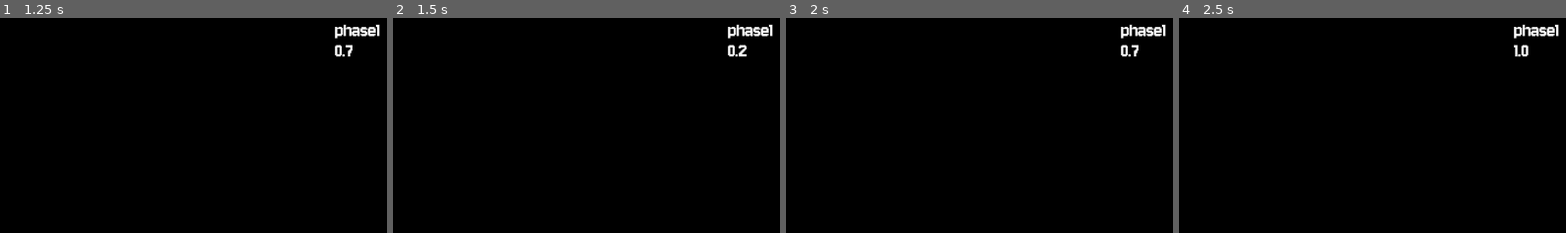
Above: before the commit, frames 1-4 (left to right).
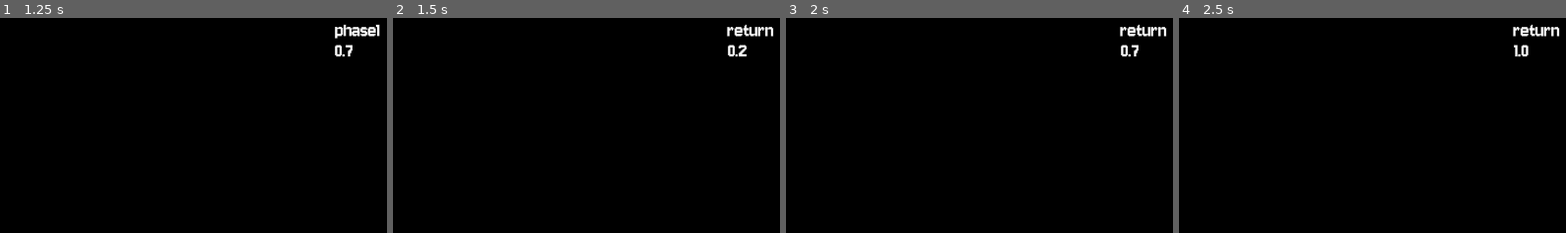
Above: after the commit, the same moments.

Repository: Rahlback/maze-visualizer
Game: Godot game, scene res://main.tscn
Two runs of this game, one before a commit and one after it. Both use one fixed random seed, a clock stepped at 60 frames per second and the inputs below.
Inputs (mouse positions are % of the whole screen's width and height, from its top left):
- Up to frame 1 (1.25 s): click (7, 91) at 0.5 s
- Up to frame 2 (1.5 s): click (7, 91) at 1.25 s
- Up to frame 3 (2 s): no input
- Up to frame 4 (2.5 s): click (3, 91) at 2 s
The pictures show only the part of the screen within x 50-100%, y 0-50%; the shares and areas given below are measured in that part.

Frame 1 is identical in both runs. In frame 2, 0.5% of the frame differs, in the area x 86-99%, y 2-10%; in frame 3, 0.5%; in frame 4, 0.5%.

Commit message:
Fix phase bug when pressing play

Diff:
--- a/project.godot
+++ b/project.godot
@@ -20,6 +20,7 @@
 
 window/size/viewport_width=1920
 window/size/viewport_height=1080
+window/size/mode=3
 window/subwindows/embed_subwindows=false
 window/vsync/vsync_mode=0
 
--- a/scenes/menus.tscn
+++ b/scenes/menus.tscn
@@ -83,6 +83,10 @@
 file_mode = 2
 access = 2
 
+[node name="PlayDebounce" type="Timer" parent="." unique_id=685856811]
+wait_time = 0.2
+one_shot = true
+
 [connection signal="pressed" from="Menus/VBoxContainer/HBoxContainer/SpeedDownButton" to="." method="_on_speed_down_button_pressed"]
 [connection signal="pressed" from="Menus/VBoxContainer/HBoxContainer/ReverseButton" to="." method="_on_reverse_button_pressed"]
 [connection signal="pressed" from="Menus/VBoxContainer/HBoxContainer/PlayButton" to="." method="_on_play_button_pressed"]
@@ -91,3 +95,4 @@
 [connection signal="pressed" from="Menus/VBoxContainer/HBoxContainer/SpeedUpButton" to="." method="_on_speed_up_button_pressed"]
 [connection signal="button_up" from="Menus/VBoxContainer/LoadMaps" to="." method="_on_load_maps_button_up"]
 [connection signal="dir_selected" from="FileDialog" to="." method="_on_file_dialog_dir_selected"]
+[connection signal="timeout" from="PlayDebounce" to="." method="_on_play_debounce_timeout"]
--- a/scripts/main.gd
+++ b/scripts/main.gd
@@ -10,7 +10,7 @@
 var teams_finished_with_phase := 0
 
 var phases = ["phase1", "return", "phase2"]
-var current_phase = 0
+var current_phase = -2
 
 var maze_parser: MazeParser
 const MAZE_PARSER = preload("uid://cej1anuir2xdj")
@@ -52,7 +52,7 @@
 	print("Received dir string ", dir)
 	var maze_folder := DirAccess.open(dir)
 	if maze_folder.file_exists("map.txt"):
-		current_phase = 0
+		current_phase = -2
 		current_color = 0
 		for child in map_holder.get_children():
 			child.queue_free()
@@ -88,7 +88,7 @@
 
 func play_next_phase() -> void:
 	if current_phase == len(phases):
-		current_phase = -1
+		#current_phase = -1
 		print_debug("Abort play. Already played")
 		return
 
@@ -107,16 +107,26 @@
 		if auto_play_phases:
 			play_next_phase()
 
+func reset_players(phase) -> void:
+	for child in map_holder.get_children():
+		if child is PlayerAnimatorV3:
+			child.reset_phase(phases[phase])
+
+
 func _on_canvas_layer_2_play_button_pressed() -> void:
 	time_label.show()
 	current_time = 0
+
+	if current_phase == -2:
+		current_phase = 0
+	else:
+		current_phase = wrapi(current_phase+1, 0, 3)
+
+	reset_players(current_phase)
+
 	for child in map_holder.get_children():
 		if child is PlayerAnimatorV3:
-			if current_phase == -1 or current_phase >= len(phases):
-				label.text = "reset"
-				child.reset_phase("phase1")
-			else:
-				child.play_phase(phases[current_phase])
+			child.play_phase(phases[current_phase])
 	if current_phase == -1 or current_phase >= len(phases):
 		current_phase = 0
 		label.text = "reset"
--- a/scripts/menus.gd
+++ b/scripts/menus.gd
@@ -2,11 +2,15 @@
 
 @onready var file_dialog: FileDialog = $FileDialog
 @onready var playback_speed_label: RichTextLabel = $Menus/VBoxContainer/PlaybackSpeedLabel
+@onready var play_button: Button = $Menus/VBoxContainer/HBoxContainer/PlayButton
+@onready var play_debounce: Timer = $PlayDebounce
 
 signal file_dialog_dir_selected(dir: String)
 signal play_button_pressed
 signal pause_button_pressed
 signal playback_speed_changed(speed: float)
+
+var prevent_play_pressed := true
 
 var speed : float = 1:
 	set(val):
@@ -35,7 +39,10 @@
 
 
 func _on_play_button_pressed() -> void:
+	#if not play_button.disabled:
 	play_button_pressed.emit()
+	#play_button.disabled = true
+	#play_debounce.start()
 
 func _on_speed_down_button_pressed() -> void:
 	speed /= speed_step
@@ -51,3 +58,7 @@
 
 func _on_forward_button_pressed() -> void:
 	speed = absf(speed)
+
+
+func _on_play_debounce_timeout() -> void:
+	play_button.disabled = false
--- a/scripts/player/playerv3.gd
+++ b/scripts/player/playerv3.gd
@@ -211,6 +211,11 @@
 
 func reset_phase(phase: String) -> void:
 	print("Reset")
+	if not moves[phase]:
+		set_process(false)
+		return
+	else:
+		set_process(true)
 	position = moves[phase][0].to
 	rotation = moves[phase][1].rotation_angle()
 	current_phase = phase
